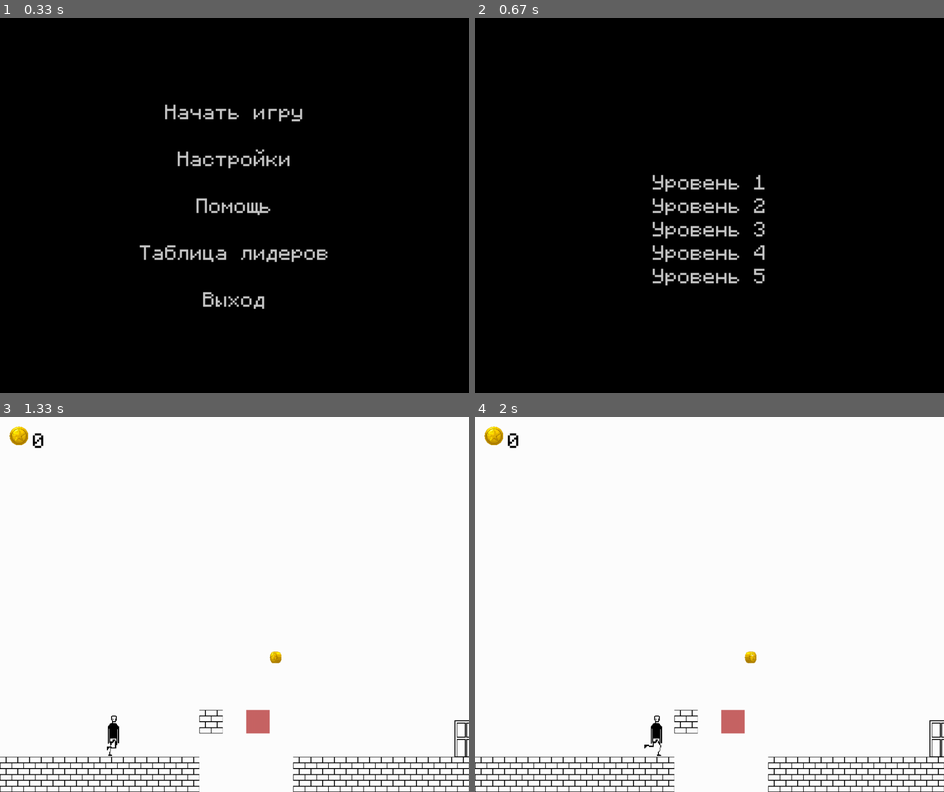
Above: before the commit, frames 1-4 (two rows, left to right).
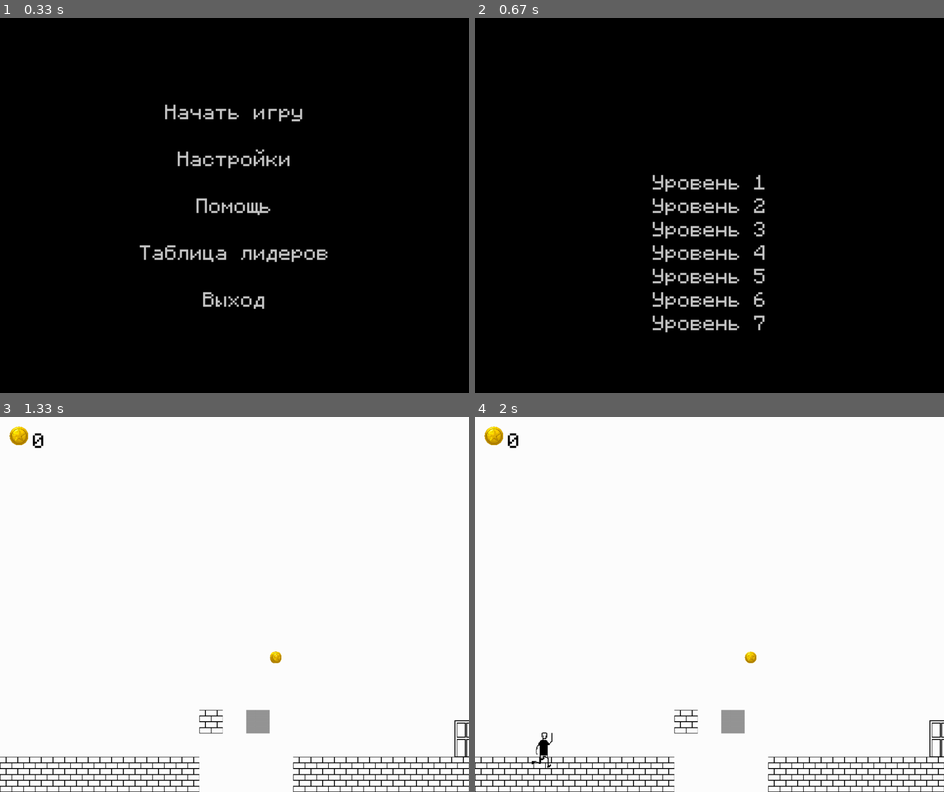
Above: after the commit, the same moments.

Repository: remalQ/pygame-project
Game: pygame game, started from Main.py
Two runs of this game, one before a commit and one after it. Both use one fixed random seed, a clock stepped at 60 frames per second and the inputs below.
Inputs (mouse positions are in pixels of both pictures, inside the frame that each line leads up to):
- Up to frame 1 (0.33 s): no input
- Up to frame 2 (0.67 s): click "Начать игру" at 0.38 s
- Up to frame 3 (1.33 s): click "Уровень 4" at 0.72 s; hold D from 1 s (still down); move the mouse to (234, 630) at 1.03 s
- Up to frame 4 (2 s): release D at 1.47 s; hold D from 1.55 s (still down); move the mouse to (756, 687) at 1.58 s

Frame 1 is identical in both runs. In frame 2, 0.7% of the frame differs, in the area x 37-62%, y 73-84%; in frame 3, 0.5%; in frame 4, 0.7%.

Commit message:
BreakingPlatform.py disappears, in the player's collision handling with platforms, you need to include the default one as well. Map7 was created for testing.

Diff:
--- a/BreakingPlatform.py
+++ b/BreakingPlatform.py
@@ -1,59 +1,32 @@
 import pygame
+from Platform import Platform
 
 
-class BreakingPlatform(pygame.sprite.Sprite):
-    def __init__(self, x, y, width, height, break_time=10000, reset_time=3000):
-        super().__init__()
-        self.original_image = pygame.Surface((width, height))
-        self.original_image.fill((200, 100, 100))  # Красно-розовый
-        self.image = self.original_image.copy()
-        self.rect = self.image.get_rect(topleft=(x, y))
+class BreakingPlatform(Platform):
+    def __init__(self, x, y, width, height, image=None, break_time=1000):
+        super().__init__(x, y, width, height, image)
 
-        self.break_time = break_time
-        self.reset_time = reset_time  # Время, через которое платформа восстанавливается
-        self.initial_pos = (x, y)
-
-        # Логические флаги
+        self.original_image = self.image.copy()
+        self.break_time = break_time  # Время до исчезновения после касания (в мс)
         self.timer_started = False
         self.break_start_time = None
-        self.is_broken = False
-        self.reset_start_time = None
+        self.is_disappeared = False
 
-    def update(self, player):
-        if self.is_broken:
-            # Если платформа сломана, проверяем время восстановления
-            if self.reset_start_time is None:
-                self.reset_start_time = pygame.time.get_ticks()
-            else:
-                elapsed = pygame.time.get_ticks() - self.reset_start_time
-                if elapsed >= self.reset_time:
-                    self.reset()
-            return
+    def update(self):
+        if self.is_disappeared or not self.timer_started:
+            return  # Либо уже исчезла, либо таймер не запущен
 
-        # Если игрок стоит на платформе
-        if self.rect.colliderect(player.rect):
-            if not self.timer_started:
-                self.break_start_time = pygame.time.get_ticks()
-                self.timer_started = True
-            else:
-                elapsed = pygame.time.get_ticks() - self.break_start_time
-                if elapsed >= self.break_time:
-                    self.breaking()
-        else:
-            # Если игрок ушел — сброс таймера
-            self.timer_started = False
-            self.break_start_time = None
+        elapsed = pygame.time.get_ticks() - self.break_start_time
+        if elapsed >= self.break_time:
+            self.disappear()
 
-    def breaking(self):
-        self.is_broken = True
-        self.image.set_alpha(0)  # Делаем невидимой
-        self.rect.size = (0, 0)  # Отключаем коллизию
+    def disappear(self):
+        self.is_disappeared = True
+        self.image.set_alpha(0)         # Сделать невидимой
+        self.rect.height = 0            # Убрать коллизию по высоте
+        self.kill()
 
-    def reset(self):
-        self.is_broken = False
-        self.timer_started = False
-        self.break_start_time = None
-        self.image = self.original_image.copy()
-        self.image.set_alpha(255)
-        self.rect = self.image.get_rect(topleft=self.initial_pos)
-        self.reset_start_time = None  # Сбрасываем таймер восстановления
+    def start_disappear_timer(self):
+        if not self.timer_started:
+            self.break_start_time = pygame.time.get_ticks()
+            self.timer_started = True
--- a/Create_Maps.py
+++ b/Create_Maps.py
@@ -152,9 +152,8 @@
             path = os.path.join(self.levels_dir, f"{self.filename}.pkl")
             with open(path, 'rb') as f:
                 self.grid = pickle.load(f)
-            print(f"Уровень {self.filename} загружен.")
-        except Exception as e:
-            print(f"Ошибка загрузки уровня: {e}")
+        except Exception:
+            pass
 
     def save_level(self):
         """Сохранение уровня"""
@@ -162,9 +161,8 @@
             path = os.path.join(self.levels_dir, f"{self.filename}.pkl")
             with open(path, 'wb') as f:
                 pickle.dump(self.grid, f)
-            print(f"Уровень {self.filename} сохранен.")
-        except Exception as e:
-            print(f"Ошибка сохранения: {e}")
+        except Exception:
+            pass
 
     def handle_events(self):
         mouse_pos = pygame.mouse.get_pos()
--- a/Game.py
+++ b/Game.py
@@ -31,7 +31,6 @@
         self.clock = pygame.time.Clock()
         self.door_group = pygame.sprite.Group()
         self.coin_group = pygame.sprite.Group()
-        self.breaking_platform_group = pygame.sprite.Group()
 
         # Получаем список всех файлов уровней
         level_files = [f for f in os.listdir('Maps') if f.endswith('.pkl')]
@@ -52,7 +51,6 @@
         if self.total_levels > 0:
             self.load_level(self.level)
         else:
-            print("Нет доступных уровней в папке Maps/")
             self.world_data = []
         self.player = Player(100, HEIGHT - 130)
         self.game_over = 0
@@ -69,7 +67,6 @@
         self.player.coins_collected = 0  # Сброс счётчика монет
         self.game_over = 0
         self.start_time = pygame.time.get_ticks()
-        self.world.res()
 
     ## \brief Загрузка уровня
     #
@@ -89,14 +86,12 @@
                     raise ValueError("Ошибка: загруженные данные уровня не являются списком!")
 
                 # Создаем мир
-                self.world = World(self.world_data, self.door_group, self.coin_group, self.breaking_platform_group)
-                print(f"Уровень {level} успешно загружен!")
-            except Exception as e:
-                print(f"Ошибка загрузки уровня {level}: {e}")
+                self.world = World(self.world_data, self.door_group, self.coin_group)
+            except Exception:
                 self.world_data = []
-                self.world = World(self.world_data, self.door_group, self.coin_group, self.breaking_platform_group)  # Пустой мир
+                self.world = World(self.world_data, self.door_group, self.coin_group)  # Пустой мир
         else:
-            print(f"Файл {level_path} не найден!")
+            pass
 
     ## \brief Главное меню
     #
@@ -233,7 +228,8 @@
             self.game_over = self.player.update(self.game_over, self.world, self.door_group, self.coin_group, self.screen)
 
             self.draw_coin_counter()
-            self.breaking_platform_group.update(self.player)
+            self.world.breaking_platform_group.update()
+            self.world.update()
 
             if self.game_over == 1:
                 self.check_and_save_record()
--- /dev/null
+++ b/Platform.py
@@ -0,0 +1,16 @@
+import pygame
+
+
+class Platform(pygame.sprite.Sprite):
+    def __init__(self, x, y, width, height, image=None):
+        super().__init__()
+        if image:
+            self.image = pygame.transform.scale(image, (width, height))
+        else:
+            self.image = pygame.Surface((width, height))
+            self.image.fill((150, 150, 150))  # Стандартный серый цвет, если текстура не передана
+
+        self.rect = self.image.get_rect(topleft=(x, y))
+
+    def update(self, *args, **kwargs):
+        pass
--- a/Player.py
+++ b/Player.py
@@ -95,28 +95,33 @@
                 self.vel_y = 10
             dy += self.vel_y
 
-            # Обработка коллизий с платформами
             self.in_air = True  # Предполагаем, что в воздухе, пока не найдем опору
-            for tile in world.tile_list:
+            for tile in world.breaking_platform_group:
                 # Коллизия по X
-                if tile[1].colliderect(self.rect.x + dx, self.rect.y, self.rect.width, self.rect.height):
+                if tile.rect.colliderect(self.rect.x + dx, self.rect.y, self.rect.width, self.rect.height):
                     dx = 0
+
                 # Коллизия по Y
-                if tile[1].colliderect(self.rect.x, self.rect.y + dy, self.rect.width, self.rect.height):
+                if tile.rect.colliderect(self.rect.x, self.rect.y + dy, self.rect.width, self.rect.height):
                     # Удар головой
                     if self.vel_y < 0:
-                        dy = tile[1].bottom - self.rect.top
+                        dy = tile.rect.bottom - self.rect.top
                         self.vel_y = 0
                     # Приземление
                     elif self.vel_y >= 0:
-                        dy = tile[1].top - self.rect.bottom
+                        dy = tile.rect.top - self.rect.bottom
                         self.vel_y = 0
                         self.in_air = False
+
                         # Устанавливаем стандартный спрайт при приземлении
                         if self.direction == 1:
                             self.image = self.images_right[self.index]
                         else:
                             self.image = self.images_left[self.index]
+
+                        # >>> Запуск таймера исчезновения платформы (если она еще не исчезла)
+                        if hasattr(tile, "start_disappear_timer") and not tile.is_disappeared:
+                            tile.start_disappear_timer()
 
             # Сбор монет
             collected_coins = pygame.sprite.spritecollide(self, coin_group, True)
@@ -137,6 +142,7 @@
         # Отрисовка персонажа
         screen.blit(self.image, self.rect)
         return game_over
+
 
     ## \brief Метод reset()
     #
--- a/World.py
+++ b/World.py
@@ -1,88 +1,62 @@
-"""
-Модуль World отвечает за создание игрового мира, загрузку всех игровых объектов
-(платформы, двери, шипы, монеты) и их отрисовку на экране.
-"""
-
-import pygame
 from Create_Maps import TILE_SIZE
-# from Spike import Spike
+from Const_Values import *
+from BreakingPlatform import BreakingPlatform
+from Door import Door
 from Coin import Coin
-from Door import Door
-from BreakingPlatform import BreakingPlatform
+from Platform import Platform
 
 
 class World:
     """Класс World создает игровой мир на основе загруженных данных и отрисовывает его."""
 
-    def __init__(self, data, door_group, coin_group, breaking_platform_group):
-        """
-        Инициализирует игровой мир.
+    def __init__(self, data, door_group, coin_group):
+        self.tile_list = []
+        self.platform_group = pygame.sprite.Group()
+        self.door_group = door_group
+        self.coin_group = coin_group
+        self.breaking_platform_group = pygame.sprite.Group()
 
-        :param data: Двумерный массив, представляющий карту уровня
-        :param door_group: Группа спрайтов дверей
-        :param coin_group: Группа спрайтов монет
-        """
-        self.tile_list = []  # Список платформ
-        self.door_group = door_group  # Группа дверей
-        self.coin_group = coin_group  # Группа монет
-        self.breaking_platform_group = breaking_platform_group
-
-
-        # Загрузка изображений для тайлов
         self.textures = {
-            1: pygame.image.load("Assets/platform.png").convert_alpha(),  # Платформа
-            4: None  # Монета (анимированная, загружается в классе Coin)
+            1: pygame.image.load("Assets/platform.png").convert_alpha(),
+            4: None
         }
 
-        # Проход по данным уровня
         for row_count, row in enumerate(data):
             for col_count, tile in enumerate(row):
                 x, y = col_count * TILE_SIZE, row_count * TILE_SIZE
 
-                if tile == 1:  # Платформа
-                    # загружаем изображение без масштабирования (если оно уже нужного размера)
+                if tile == 1:
                     img = self.textures[1]
-                    if img.get_size() != (TILE_SIZE, TILE_SIZE):
-                        img = pygame.transform.scale(img, (TILE_SIZE, TILE_SIZE))
-                    img_rect = img.get_rect(topleft=(x, y))
-                    self.tile_list.append((img, img_rect))
+                    platform = Platform(x, y, TILE_SIZE, TILE_SIZE, img)
+                    self.platform_group.add(platform)
 
-                elif tile == 2:  # Дверь
-                    # проверяем, что это верхний левый тайл двери (чтобы не создавать 4 двери)
+                elif tile == 2:
                     if (row_count < len(data) - 1 and col_count < len(row) - 1 and
                             data[row_count][col_count + 1] == 2 and
                             data[row_count + 1][col_count] == 2 and
                             data[row_count + 1][col_count + 1] == 2):
-                        # дверь для 1 тайла
                         door = Door(x, y)
                         self.door_group.add(door)
-                        # помечаем остальные тайлы для подходящего размера (2*2)
                         data[row_count][col_count + 1] = 0
                         data[row_count + 1][col_count] = 0
                         data[row_count + 1][col_count + 1] = 0
 
-                elif tile == 4:  # Монета
+                elif tile == 4:
                     coin = Coin(x, y)
                     self.coin_group.add(coin)
 
-                elif tile == 5:  # Ломающаяся платформа
+                elif tile == 5:
                     platform = BreakingPlatform(x, y, TILE_SIZE, TILE_SIZE)
                     self.breaking_platform_group.add(platform)
 
     def draw(self, screen):
-        """Отрисовывает все элементы мира"""
-        # Отрисовка платформ
-        for img, rect in self.tile_list:
-            screen.blit(img, rect)
-
-        # Отрисовка дверей
+        self.platform_group.draw(screen)
         self.door_group.draw(screen)
-
         self.coin_group.update()
         self.coin_group.draw(screen)
         self.breaking_platform_group.draw(screen)
 
-    def res(self):
-        """Сброс состояния объектов мира (например, платформ)"""
+    def update(self):
+        """Обновляет поведение интерактивных объектов"""
         for platform in self.breaking_platform_group:
-            platform.reset()
+            platform.update()
Binary file added: Maps/map6.pkl
Binary file added: Maps/map7.pkl
Binary file changed: game_records.db
